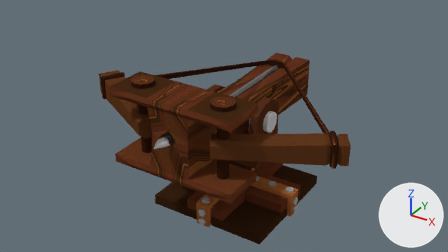
An edit to the Blender file Ballista mit Texturen_blendet_2.blend, drawn before and after from the same camera.
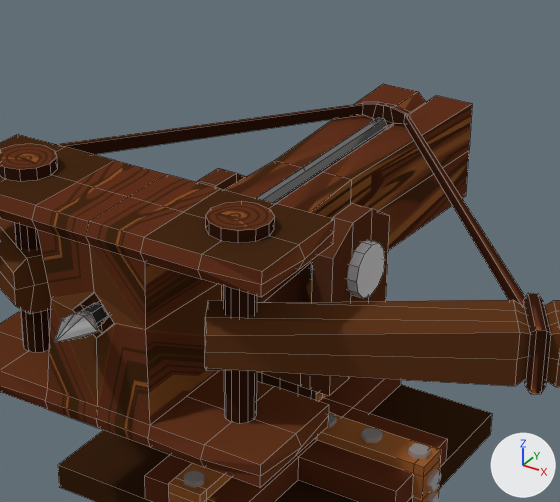
Each version appears first from the file's camera 'Camera', and next in a close-up on the part from 30% to 76% of the width and 8% to 83% of the height. The lights are fixed; the arrows at lower right show +X, +Y and +Z. The close-ups show mesh edges as thin lines.
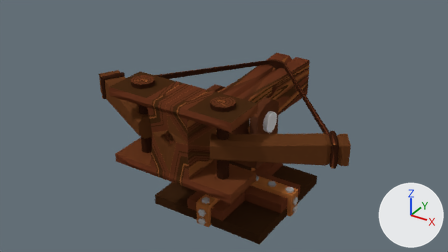
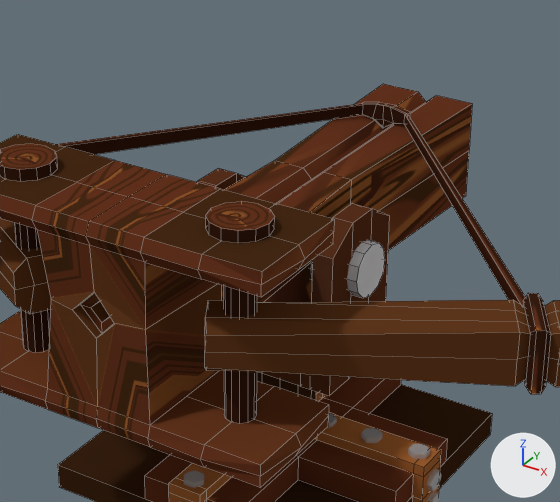
Location of each change, (x1, y1, x2, y2) in pixels of the close-ups (560 x 502 px):
'Cylinder', deleted: before (54, 118, 387, 343)

The change, as a diff of the scene's bpy script:
```diff
--- a/Ballista mit Texturen_blendet_2.blend.py
+++ b/Ballista mit Texturen_blendet_2.blend.py
@@ ob_cylinder @@
-ob_cylinder = bpy.data.objects.new('Cylinder', me_cylinder)
-ob_cylinder.location = (0.0, -6.1, 5.2)
-ob_cylinder.rotation_euler = (-1.571, -1.571, 0.0)  # degrees (-90, -90, 0)
-ob_cylinder.scale = (1.4, 1.4, 2.18)
```
